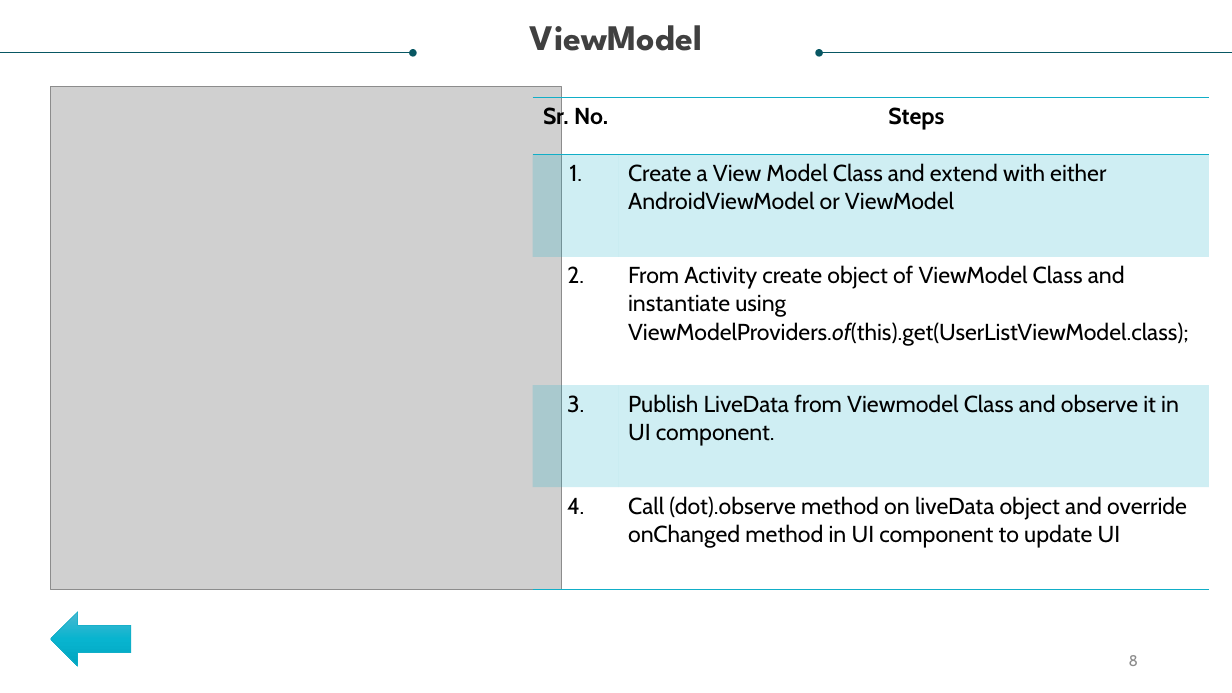
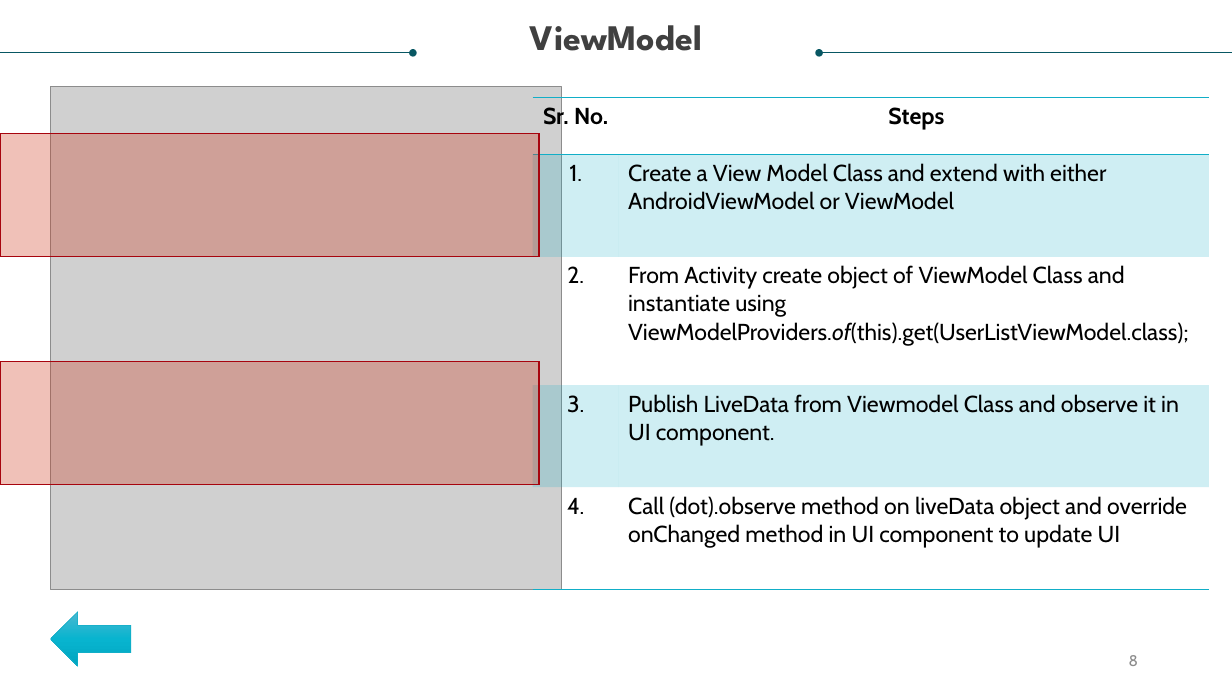
Before and after one commit to the-kool-sk/AndroidArchitectureComponents_Demo, a slide deck: slide 8 of Model – View - View Model.pptx. Drawn at 1232x693 pixels with LibreOffice and Linux fonts; fonts in the diff are those of the drawing; grey boxes stand for pictures. Boxes give left, top, right and bottom in pixels: in the first picture for what was removed or moved away, otherwise in the second. Text is boxed around its words. In the diff, an @@ line names an element or a change of style, - is before the commit and + after.

```diff
--- a/Model – View - View Model.pptx
+++ b/Model – View - View Model.pptx
@@ rectangle added at bbox=[0, 133, 539, 256], fill #CF3317 at 30% opacity, outline #A7040E 1 pt @@
@@ rectangle added at bbox=[0, 361, 539, 484], fill #CF3317 at 30% opacity, outline #A7040E 1 pt @@
```
Also in this commit, not shown: 1 other slide changed, 3 other files.
